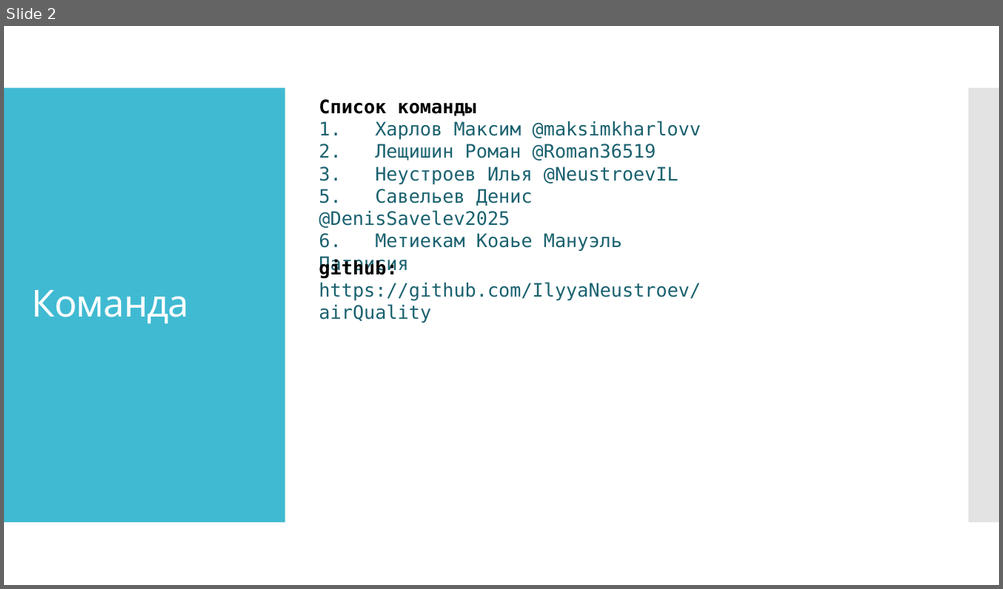
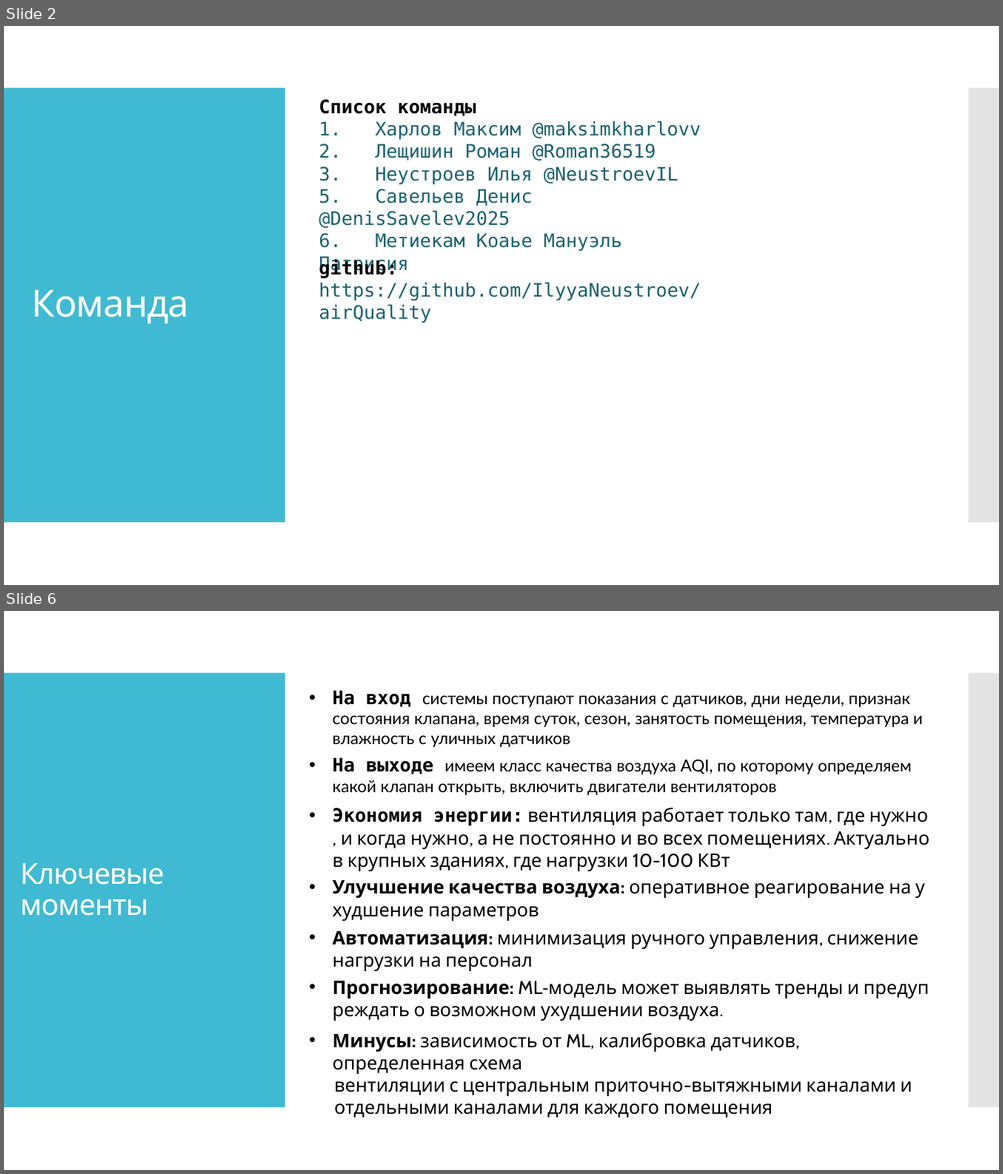
Before and after one commit to IlyyaNeustroev/airQuality, a slide deck: Презентация/АэроМонитор.pptx. Shown one above the other, each under a label of ours: slide 2 before the commit, slides 2 and 6 after it; the slides between them are not shown. The pictures are 1003x589 and 1003x1174 pixels, drawn with LibreOffice and Linux fonts; fonts in the diff are those of the drawing. Boxes give left, top, right and bottom in pixels: in the first picture for what was removed or moved away, otherwise in the second. Text is boxed around its words. In the diff, an @@ line names an element or a change of style, - is before the commit and + after.

```diff
--- a/Презентация/АэроМонитор.pptx
+++ b/Презентация/АэроМонитор.pptx
@@ slide 6 added at (x1=4, y1=611, x2=999, y2=1170), background #FFFFFF; not listed: 2 template elements that a slide beside it also shows @@
@@ text added at (x1=333, y1=690, x2=922, y2=747), 16 pt, text #000000 @@
+• На вход системы поступают показания с датчиков, дни недели, признак состояния клапана, время суток, сезон, занятость помещения, температура и влажность с уличных датчиков
@@ text added at (x1=333, y1=758, x2=910, y2=795), 16 pt, text #000000 @@
+• На выходе имеем класс качества воздуха AQI, по которому определяем какой клапан открыть, включить двигатели вентиляторов
@@ text added at (x1=333, y1=808, x2=929, y2=871), 18 pt, text #000000 @@
+• Экономия энергии: вентиляция работает только там, где нужно, и когда нужно, а не постоянно и во всех помещениях. Актуально в крупных зданиях, где нагрузки 10-100 КВт
@@ title added at (x1=20, y1=863, x2=164, y2=916), 28 pt, text #FFFFFF @@
+Ключевые моменты
@@ text added at (x1=333, y1=880, x2=910, y2=921), 18 pt, text #000000 @@
+• Улучшение качества воздуха: оперативное реагирование на ухудшение параметров
@@ text added at (x1=333, y1=931, x2=918, y2=971), 18 pt, text #000000 @@
+• Автоматизация: минимизация ручного управления, снижение нагрузки на персонал
@@ text added at (x1=333, y1=981, x2=859, y2=1021), 18 pt, text #000000 @@
+• Прогнозирование: ML‑модель может выявлять тренды и предупреждать о возможном ухудшении воздуха.
@@ text added at (x1=333, y1=1034, x2=912, y2=1118), 18 pt, text #000000 @@
+• Минусы: зависимость от ML, калибровка датчиков, определенная схема
+вентиляции с центральным приточно-вытяжными каналами и
+отдельными каналами для каждого помещения
```
Also in this commit, not shown: 3 slides changed, 7 other slides added, 1 slide removed, 7 other files.
